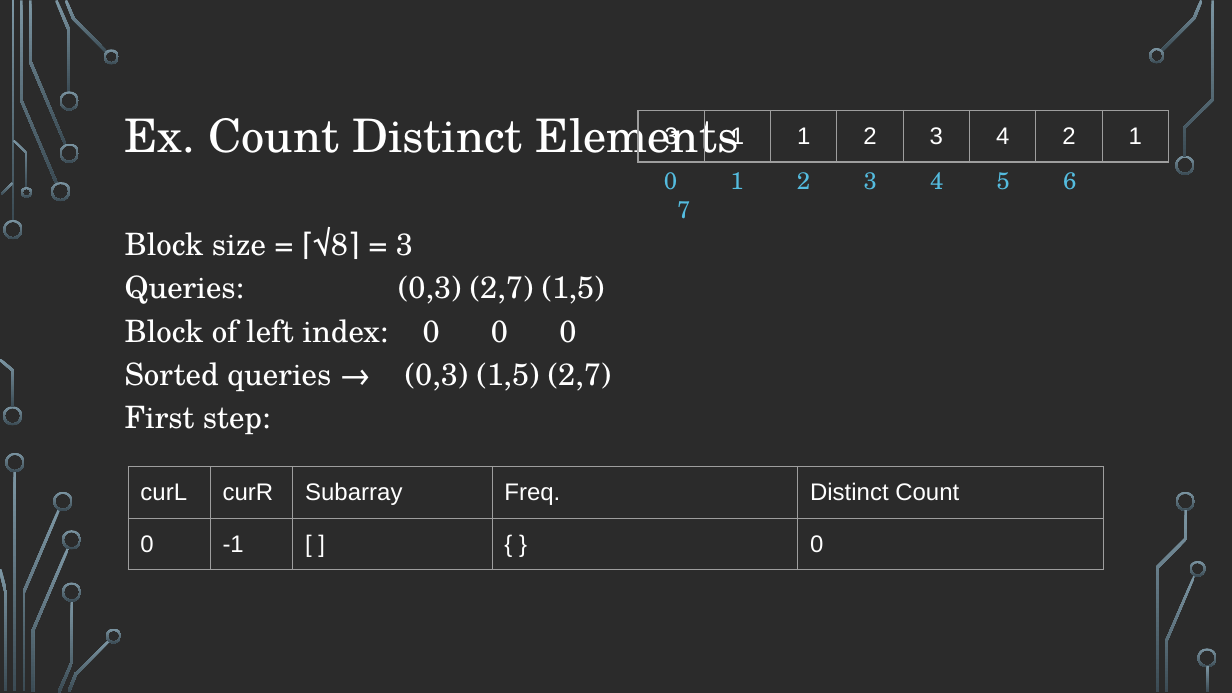
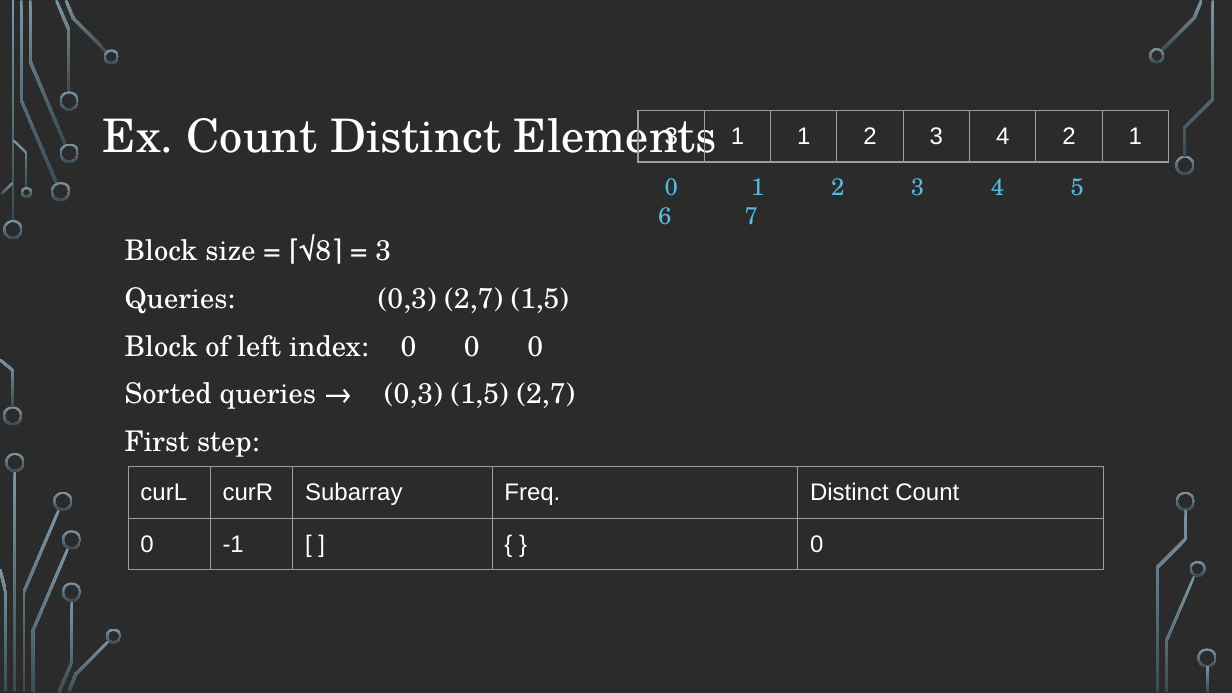
Before and after one commit to markfloryan/advalgo_projects, a slide deck: slide 10 of projects/16-mosAlgorithm/slides/presentation_mosAlgorithm.pptx. Drawn at 1232x693 pixels with LibreOffice and Linux fonts; fonts in the diff are those of the drawing; background and template pictures are left out; a plain dark background stands for a picture behind light text. Boxes give left, top, right and bottom in pixels: in the first picture for what was removed or moved away, otherwise in the second. Text is boxed around its words. In the diff, an @@ line names an element or a change of style, - is before the commit and + after.

```diff
--- a/projects/16-mosAlgorithm/slides/presentation_mosAlgorithm.pptx
+++ b/projects/16-mosAlgorithm/slides/presentation_mosAlgorithm.pptx
@@ title "Ex. Count Distinct Elements": place and size @@
-title "Ex. Count Distinct Elements" at <box>125,110,739,163</box>
+title "Ex. Count Distinct Elements" at <box>103,110,717,163</box>
@@ table: place and size @@
-table at <box>638,111,1170,515</box>
+table at <box>638,111,1170,164</box>
@@ text "0 1 2 3 4 ..." rewrapped from <box>664,172,1076,190</box> to <box>665,178,1084,196</box> @@
@@ text "Block size = ⌈√8⌉ = ..." at <box>125,234,576,457</box>: size 18 to 16.6 pt; line spacing 0.8 to 1 @@
```
Also in this commit, not shown: 4 other slides changed, 1 other file.
